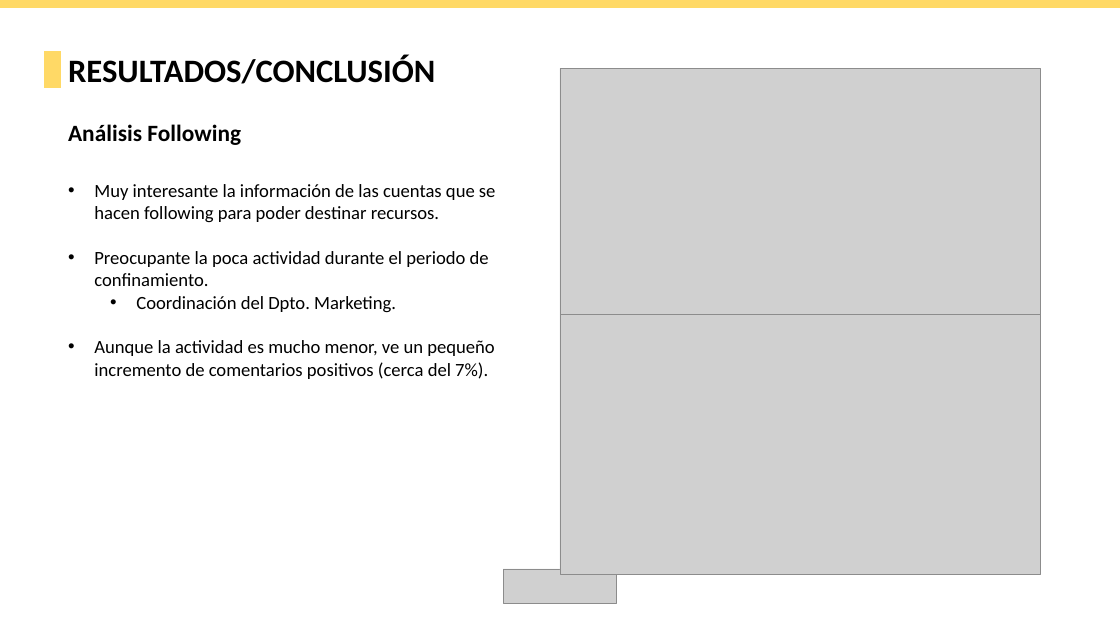
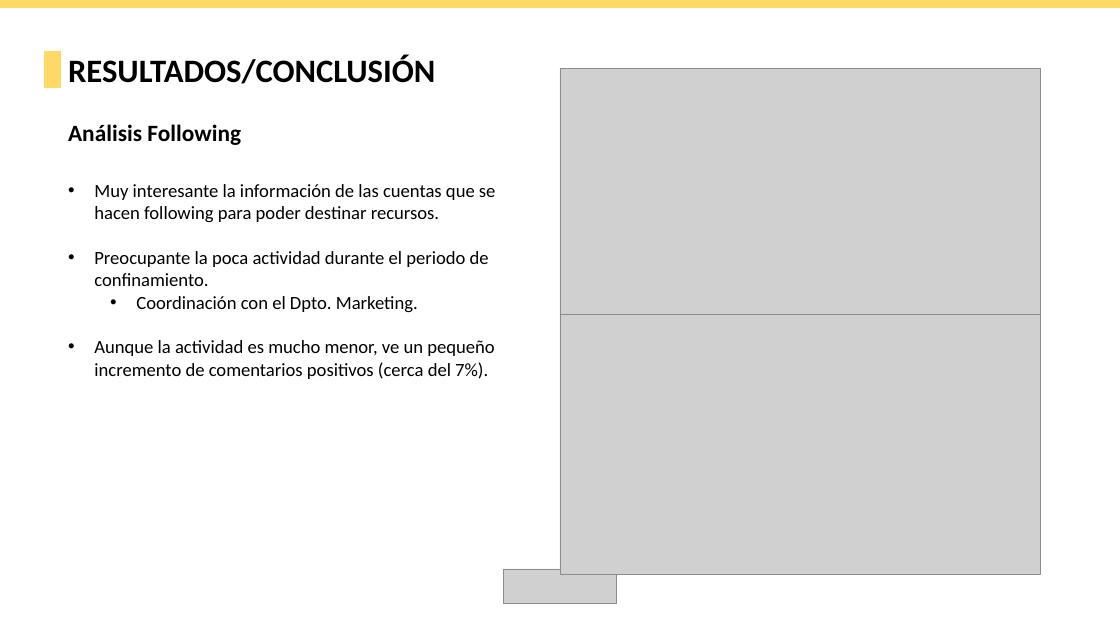
Before and after one commit to antdomgoni/tfm, a slide deck: slide 11 of Memoria/TFM-Analisis Sentimiento.pptx. Drawn at 1120x630 pixels with LibreOffice and Linux fonts; fonts in the diff are those of the drawing; grey boxes stand for pictures. Boxes give left, top, right and bottom in pixels: in the first picture for what was removed or moved away, otherwise in the second. Text is boxed around its words. In the diff, an @@ line names an element or a change of style, - is before the commit and + after.

```diff
--- a/Memoria/TFM-Analisis Sentimiento.pptx
+++ b/Memoria/TFM-Analisis Sentimiento.pptx
@@ text at [136, 296, 418, 313]: text changed @@
-  • Coordinación del Dpto. Marketing.
+  • Coordinación con el Dpto. Marketing.
```
Also in this commit, not shown: 2 other slides changed.
